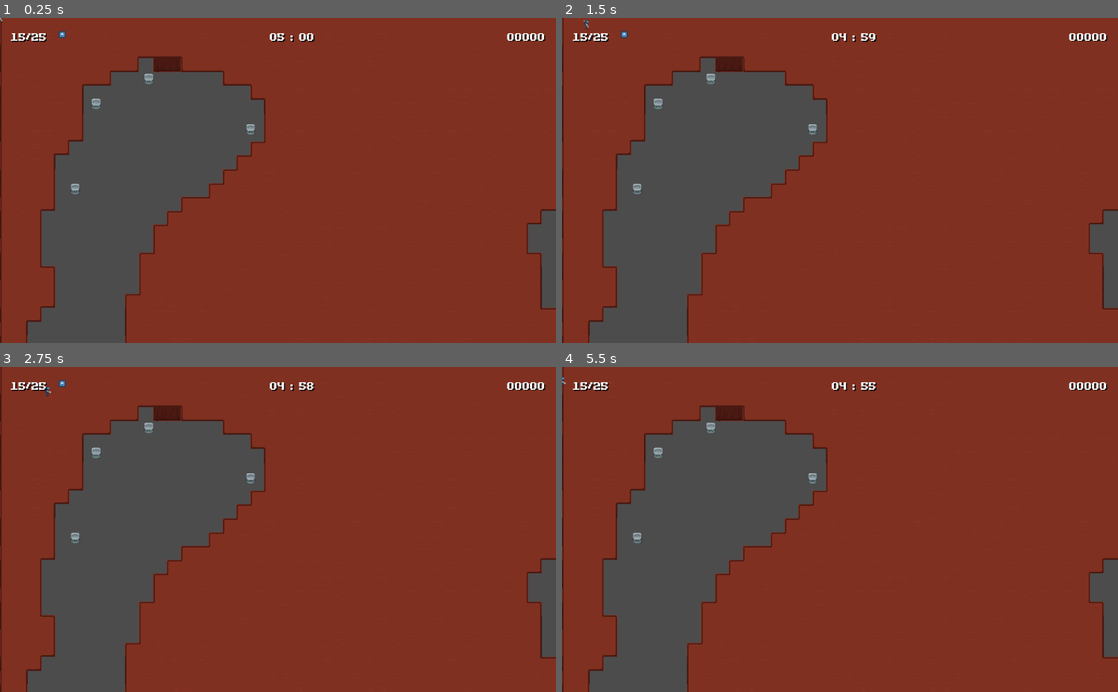
Above: before the commit, frames 1-4 (two rows, left to right).
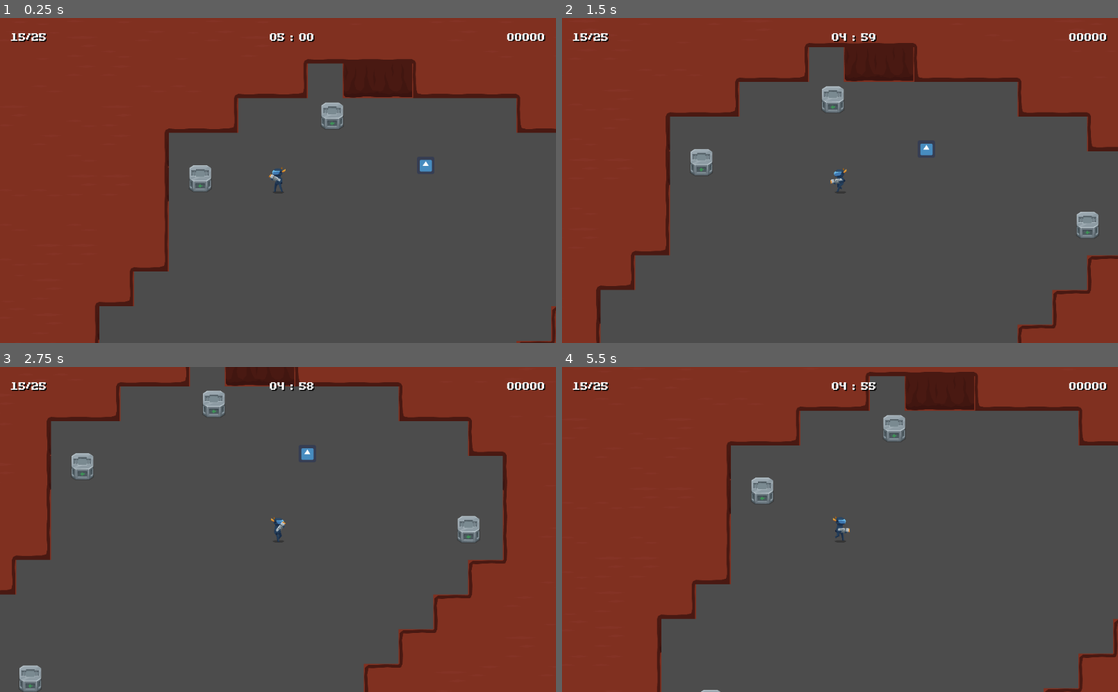
Above: after the commit, the same moments.

Repository: jimmyjonezz/Annigilation
Game: Godot game, scene res://Main/Main.tscn
Two runs of this game, one before a commit and one after it. Both use one fixed random seed, a clock stepped at 60 frames per second and the inputs below. The engine's default icon, where the game draws it, is replaced by a stand-in: a white triangle on a blue panel in a dark square.
Inputs (mouse positions are in pixels of both pictures, inside the frame that each line leads up to):
- Up to frame 1 (0.25 s): no input
- Up to frame 2 (1.5 s): tap Enter at 0.5 s; move the mouse to (962, 164) at 0.52 s; hold Right (ui_right) 0.53-1.28 s; move the mouse to (728, 196) at 1.27 s; hold Down (ui_down) from 1.28 s (still down)
- Up to frame 3 (2.75 s): move the mouse to (333, 458) at 2.02 s; release Down (ui_down) at 2.03 s; hold Right (ui_right) from 2.03 s (still down)
- Up to frame 4 (5.5 s): move the mouse to (812, 594) at 2.77 s; release Right (ui_right) at 2.78 s; hold Up (ui_up) 2.78-3.53 s; move the mouse to (1006, 578) at 3.52 s; hold Left (ui_left) 3.53-5.03 s; move the mouse to (673, 480) at 4.27 s; move the mouse to (867, 529) at 5.02 s; hold Down (ui_down) from 5.03 s (still down)

The runs differ from the first frame. In frame 1, 68% of the frame differs, in the area x 0-100%, y 0-100%; in frame 2, 59%; in frame 3, 55%; in frame 4, 72%.

Commit message:
0.8.5.3
- fix bla bla

Diff:
--- a/Main/Main.tscn
+++ b/Main/Main.tscn
@@ -14,7 +14,6 @@
 Kamikaze = ExtResource( 2 )
 
 [node name="World" type="Node2D" parent="."]
-editor/display_folded = true
 
 [node name="Navigation" parent="World" instance=ExtResource( 3 )]
 
@@ -34,24 +33,21 @@
 position = Vector2( 692.838, 1589.79 )
 
 [node name="SpawnEnemy" type="Node2D" parent="."]
-editor/display_folded = true
 
 [node name="Enemy" parent="SpawnEnemy" instance=ExtResource( 5 )]
-position = Vector2( 572.491, 153.153 )
+position = Vector2( 1712.35, 746.347 )
 
 [node name="Position" type="Node2D" parent="."]
-__meta__ = {
-"_edit_group_": true
-}
 
 [node name="Player" parent="Position" instance=ExtResource( 6 )]
+position = Vector2( 1169.25, 801.944 )
 collision_mask = 15
 speed = 300
 
 [node name="Camera2D" type="Camera2D" parent="Position/Player"]
 editor/display_folded = true
 current = true
-zoom = Vector2( 5, 5 )
+zoom = Vector2( 2, 2 )
 limit_left = 0
 limit_top = 0
 limit_right = 10000
--- a/Map/ground_tileset.tres
+++ b/Map/ground_tileset.tres
@@ -1,8 +1,12 @@
-[gd_resource type="TileSet" load_steps=4 format=2]
+[gd_resource type="TileSet" load_steps=5 format=2]
 
 [ext_resource path="res://Image/ground.png" type="Texture" id=1]
 [ext_resource path="res://Image/cristalls_01.png" type="Texture" id=2]
 [ext_resource path="res://Image/rocks_01.png" type="Texture" id=3]
+
+[sub_resource type="NavigationPolygon" id=1]
+vertices = PoolVector2Array( 0, 0, 1024, 0, 1024, 1024, 0, 1024 )
+polygons = [ PoolIntArray( 0, 1, 2, 3 ) ]
 
 [resource]
 0/name = "Gpound_Up"
@@ -17,7 +21,7 @@
 0/autotile/tile_size = Vector2( 128, 128 )
 0/autotile/spacing = 0
 0/autotile/occluder_map = [  ]
-0/autotile/navpoly_map = [  ]
+0/autotile/navpoly_map = [ Vector2( 0, 0 ), SubResource( 1 ) ]
 0/autotile/priority_map = [  ]
 0/autotile/z_index_map = [  ]
 0/occluder_offset = Vector2( 0, 0 )
